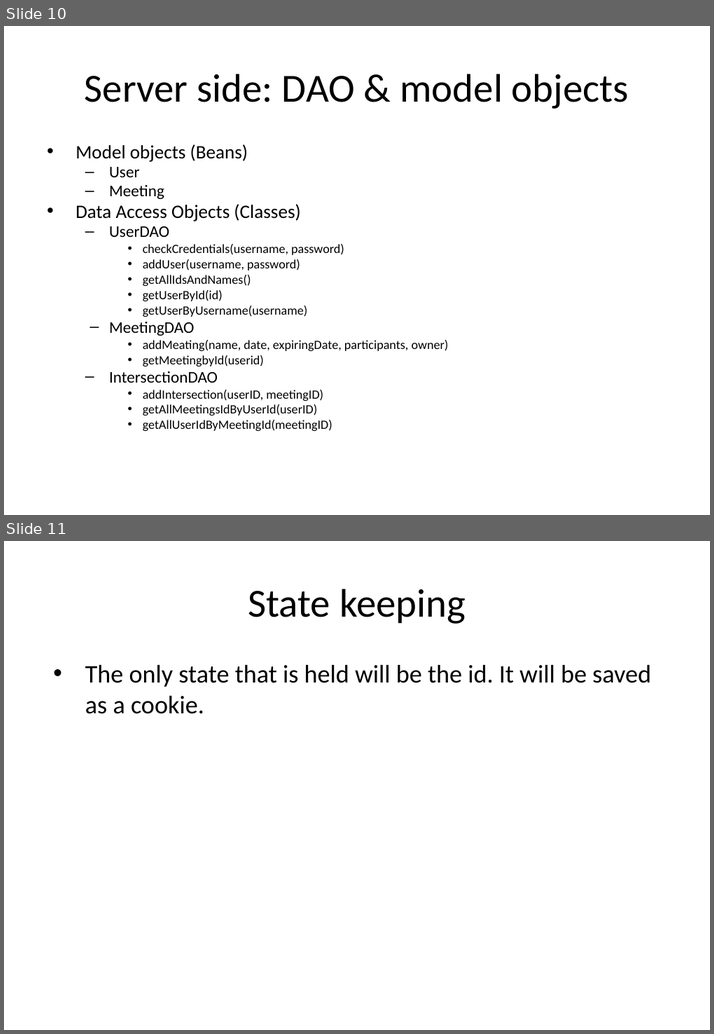
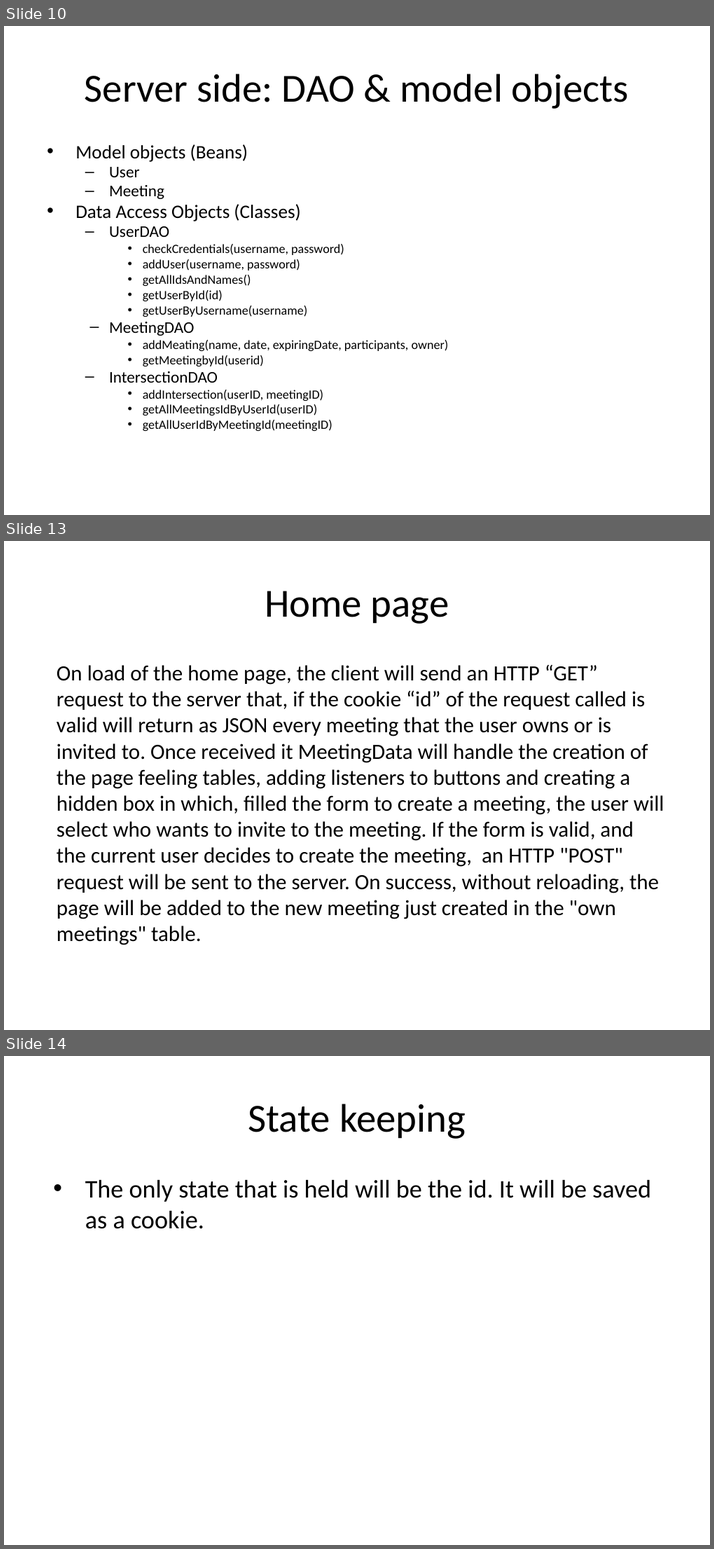
Before and after one commit to Buba98/OnlineMeetings, a slide deck: Meetings management.pptx. Shown one above the other, each under a label of ours: slides 10 and 11 before the commit, slides 10, 13 and 14 after it; the slides between them are not shown. The pictures are 714x1034 and 714x1549 pixels, drawn with LibreOffice and Linux fonts; fonts in the diff are those of the drawing. Boxes give left, top, right and bottom in pixels: in the first picture for what was removed or moved away, otherwise in the second. Text is boxed around its words. In the diff, an @@ line names an element or a change of style, - is before the commit and + after.

```diff
--- a/Meetings management.pptx
+++ b/Meetings management.pptx
@@ slide 13 added at bbox=[4, 541, 710, 1030], background #FFFFFF @@
@@ title added at bbox=[264, 591, 449, 624], 44 pt, text #000000 @@
+Home page
@@ text added at bbox=[56, 665, 663, 945], 24 pt, text #000000 @@
+On load of the home page, the client will send an HTTP “GET” request to the server that, if the cookie “id” of the request called is valid will return as JSON every meeting that the user owns or is invited to. Once received it MeetingData will handle the creation of the page feeling tables, adding listeners to buttons and creating a hidden box in which, filled the form to create a meeting, the user will select who wants to invite to the meeting. If the form is valid, and the current user decides to create the meeting, an HTTP "POST" request will be sent to the server. On success, without reloading, the page will be added to the new meeting just created in the "own meetings" table.
@@ what was slide 11 is now slide 14 @@
```
Also in this commit, not shown: 2 other slides added, 1 other file.
